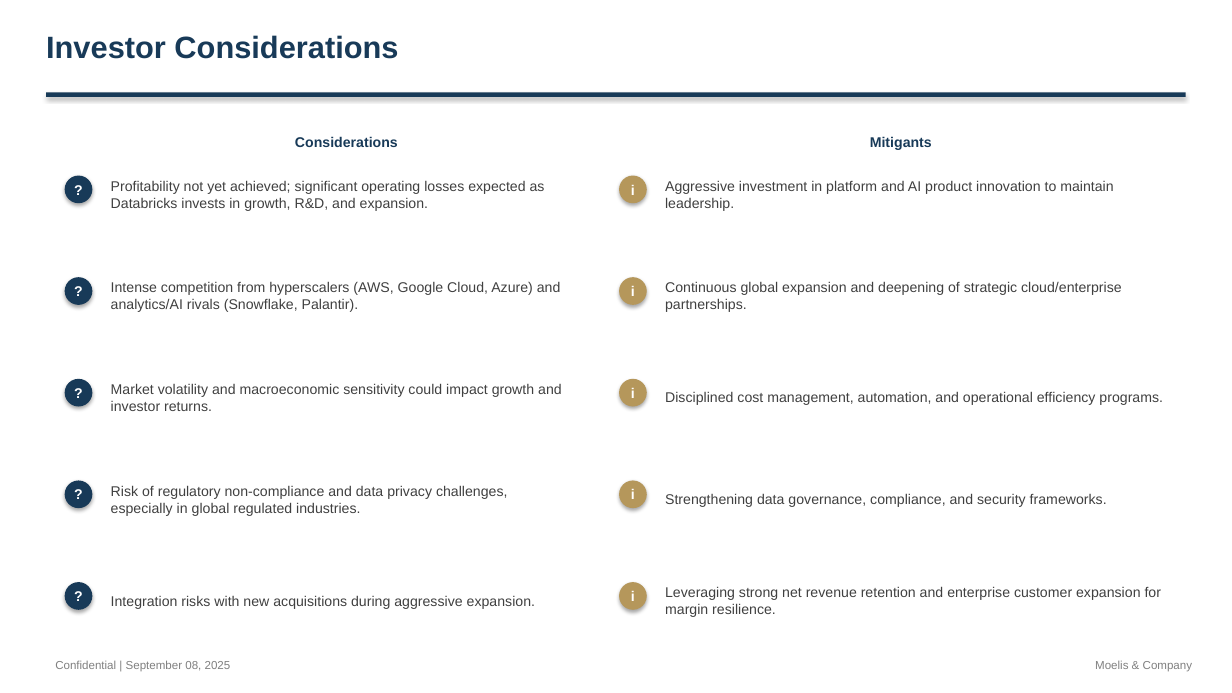
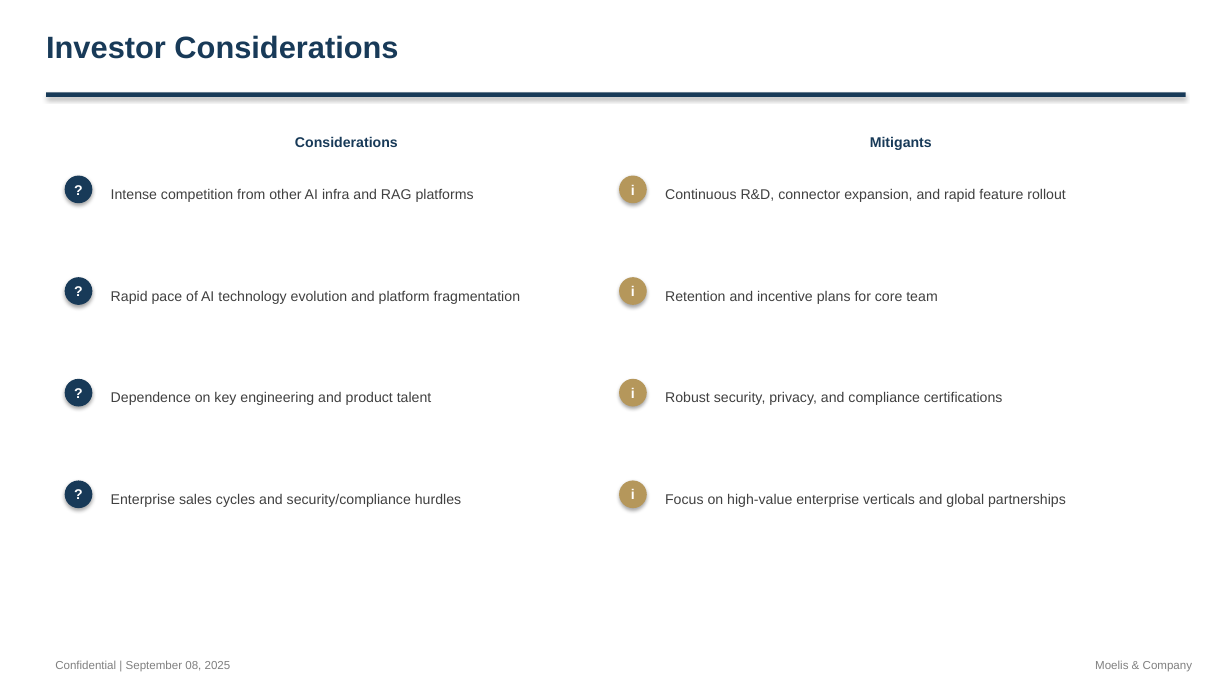
Before and after one commit to alinvb/slide_generator, a slide deck: slide 2 of ai_generated_deck.pptx (slide 4 before the commit). Drawn at 1232x693 pixels with LibreOffice and Linux fonts; fonts in the diff are those of the drawing. Boxes give left, top, right and bottom in pixels: in the first picture for what was removed or moved away, otherwise in the second. Text is boxed around its words. In the diff, an @@ line names an element or a change of style, - is before the commit and + after.

```diff
--- a/ai_generated_deck.pptx
+++ b/ai_generated_deck.pptx
@@ text at bbox=[111, 188, 474, 202]: text changed @@
-Profitability not yet achieved; significant operating losses expected as Databricks invests in growth, R&D, and expansion.
+Intense competition from other AI infra and RAG platforms
@@ text at bbox=[665, 188, 1066, 202]: text changed @@
-Aggressive investment in platform and AI product innovation to maintain leadership.
+Continuous R&D, connector expansion, and rapid feature rollout
@@ text at bbox=[111, 290, 520, 304]: text changed @@
-Intense competition from hyperscalers (AWS, Google Cloud, Azure) and analytics/AI rivals (Snowflake, Palantir).
+Rapid pace of AI technology evolution and platform fragmentation
@@ text at bbox=[665, 290, 937, 304]: text changed @@
-Continuous global expansion and deepening of strategic cloud/enterprise partnerships.
+Retention and incentive plans for core team
@@ text at bbox=[111, 391, 432, 405]: text changed @@
-Market volatility and macroeconomic sensitivity could impact growth and investor returns.
+Dependence on key engineering and product talent
@@ text at bbox=[665, 391, 1003, 405]: text changed @@
-Disciplined cost management, automation, and operational efficiency programs.
+Robust security, privacy, and compliance certifications
@@ text at bbox=[111, 493, 461, 507]: text changed @@
-Risk of regulatory non-compliance and data privacy challenges, especially in global regulated industries.
+Enterprise sales cycles and security/compliance hurdles
@@ text at bbox=[665, 493, 1066, 507]: text changed @@
-Strengthening data governance, compliance, and security frameworks.
+Focus on high-value enterprise verticals and global partnerships
@@ ellipse removed at bbox=[65, 582, 92, 610] @@
@@ text removed at bbox=[65, 582, 92, 610] @@
-?
@@ text removed at bbox=[111, 595, 535, 609] @@
-Integration risks with new acquisitions during aggressive expansion.
@@ ellipse removed at bbox=[619, 582, 647, 610] @@
@@ text removed at bbox=[631, 591, 635, 601] @@
-i
@@ text removed at bbox=[665, 586, 1161, 617] @@
-Leveraging strong net revenue retention and enterprise customer expansion for margin resilience.
```
Also in this commit, not shown: 8 other slides changed, 6 slides added, 7 slides removed, 33 other files.
